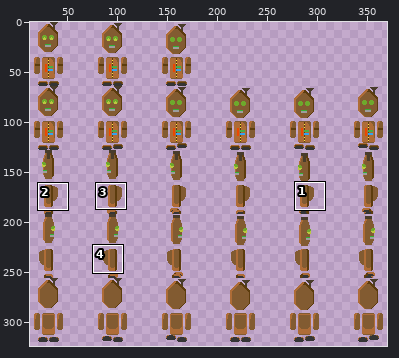
Sprite sheet: Data/gfx/actors/player.png. Above: a wide view before the commit, with the close-up outlined.
Close-up. Before:
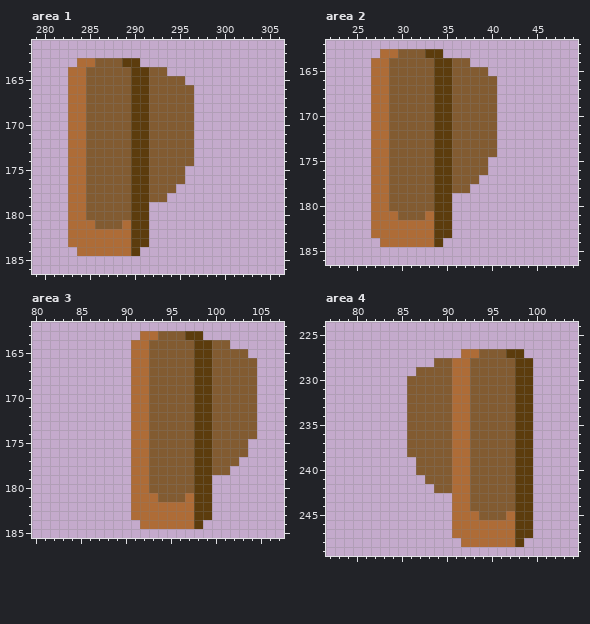
The file is 512x512 pixels. Shown: area 1: x 279..306, y 161..186; area 2: x 22..49, y 162..186; area 3: x 80..107, y 162..185; area 4: x 77..104, y 224..249. The wide view leaves out empty margins. The commit also changed other parts of the picture, which this record leaves out.
The same view after the edit:
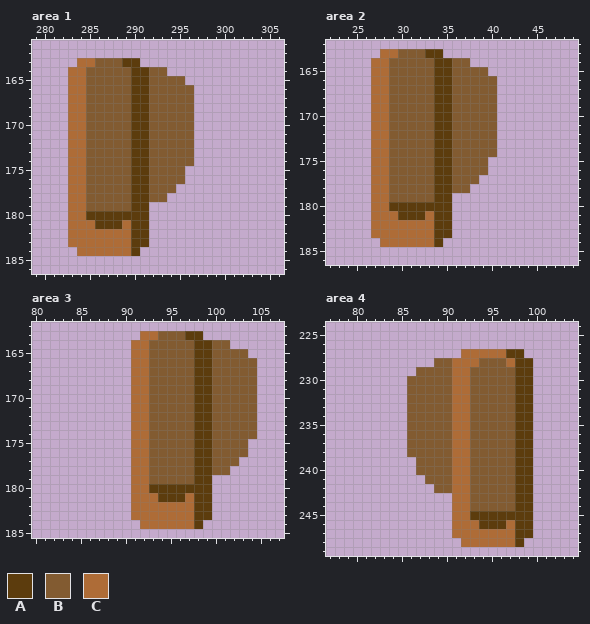
Palette (. is transparent): A #5c3c0d  B #825b31  C #ae6c37
Changes in this commit:
Area 1:
Colour B gives way to colour A in row 180 at x 285 to 289; in row 181 at x 286 to 288.
Area 2:
Colour B gives way to colour A in row 180 at x 29 to 33; in row 181 at x 30 to 32.
Area 3:
Colour B gives way to colour A in row 180 at x 93 to 97; in row 181 at x 94 to 96.
Area 4:
Colour B gives way to colour A in row 245 at x 94 to 96.
Colour C gives way to colour A in row 245 at x 93 and 97; in row 246 at x 94 to 96.
Colour B gives way to colour C in row 227 at x 94 to 96; in row 228 at x 93 and 97.
Changed places in both close-ups, as pixel boxes (x1, y1, x2, y2):
changed: (86, 211, 131, 229)
changed: (389, 202, 434, 220)
changed: (149, 484, 194, 502)
changed: (470, 349, 515, 367)
changed: (470, 511, 515, 529)
